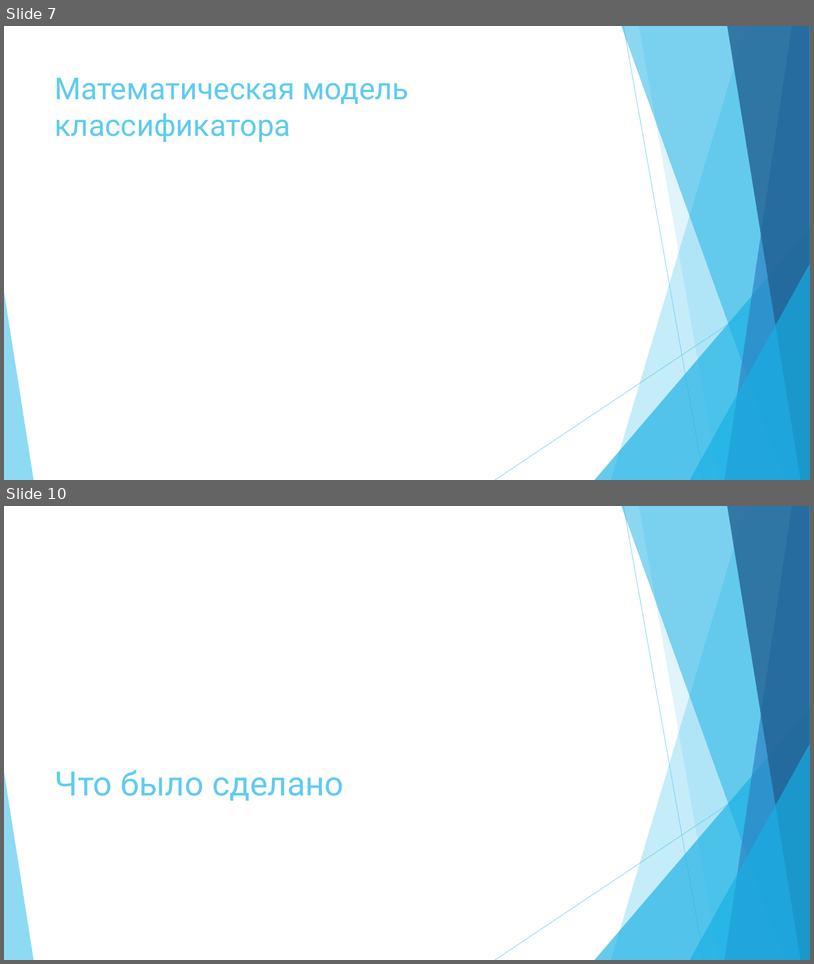
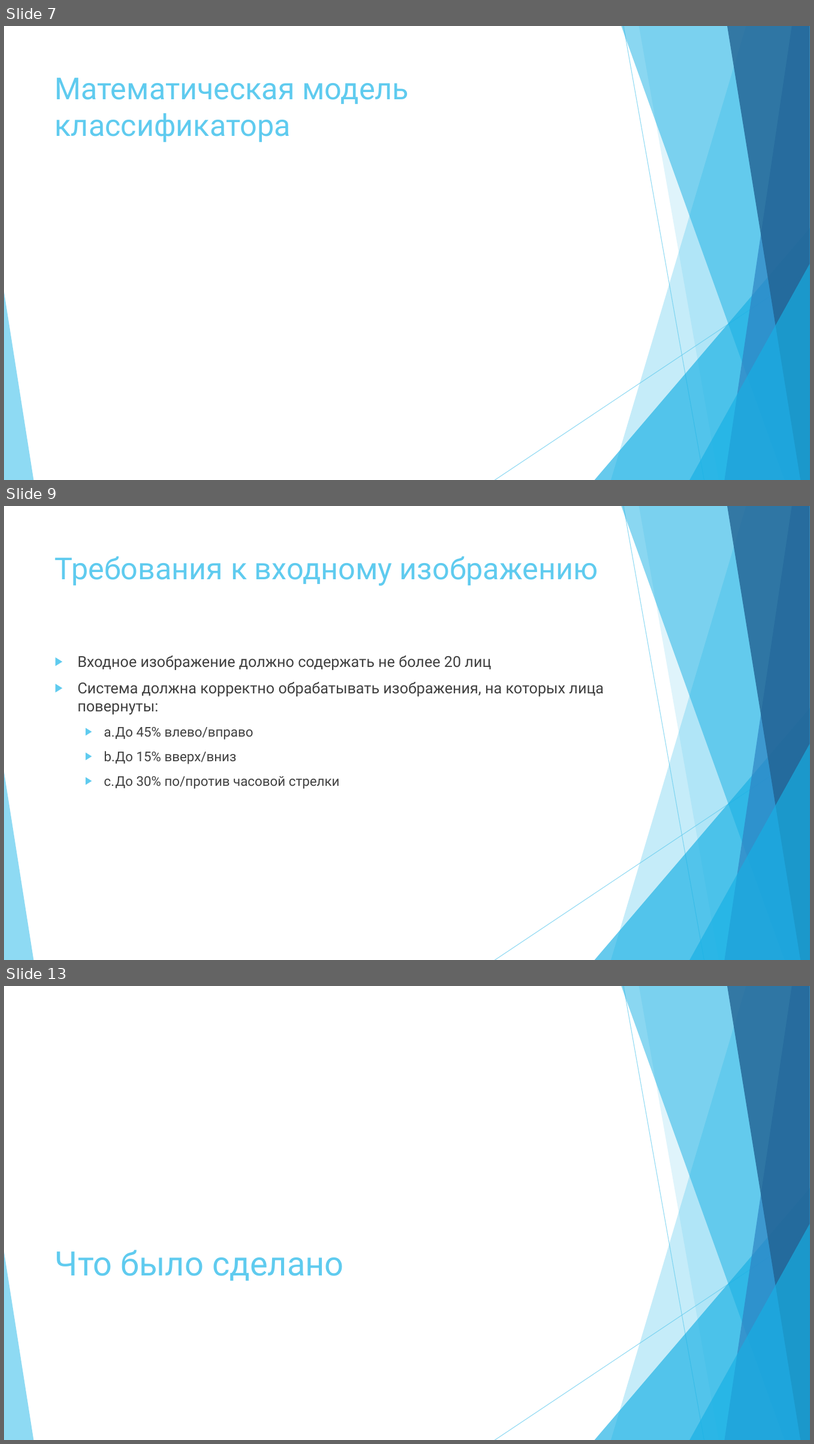
Before and after one commit to greyhuman/FaceReco, a slide deck: docs/external/Итоговая презентация.pptx. Shown one above the other, each under a label of ours: slides 7 and 10 before the commit, slides 7, 9 and 13 after it; the slides between them are not shown. The pictures are 814x964 and 814x1444 pixels, drawn with LibreOffice and Linux fonts; fonts in the diff are those of the drawing; grey boxes stand for pictures. Boxes give left, top, right and bottom in pixels: in the first picture for what was removed or moved away, otherwise in the second. Text is boxed around its words. In the diff, an @@ line names an element or a change of style, - is before the commit and + after.

```diff
--- a/docs/external/Итоговая презентация.pptx
+++ b/docs/external/Итоговая презентация.pptx
@@ slide 9 added at (x1=4, y1=506, x2=810, y2=960), background #FFFFFF; not listed: 10 template elements that a slide beside it also shows @@
@@ title added at (x1=55, y1=556, x2=599, y2=586), 36 pt, text #5FCBEF @@
+Требования к входному изображению
@@ text added at (x1=78, y1=655, x2=604, y2=789), 18 pt, text #404040 @@
+▶ Входное изображение должно содержать не более 20 лиц
+▶ Система должна корректно обрабатывать изображения, на которых лица повернуты:
+  ▶ a. До 45% влево/вправо
+  ▶ b. До 15% вверх/вниз
+  ▶ c. До 30% по/против часовой стрелки
@@ what was slide 10 is now slide 13 @@
```
Also in this commit, not shown: 9 slides changed, 4 other slides added, 1 slide removed.
